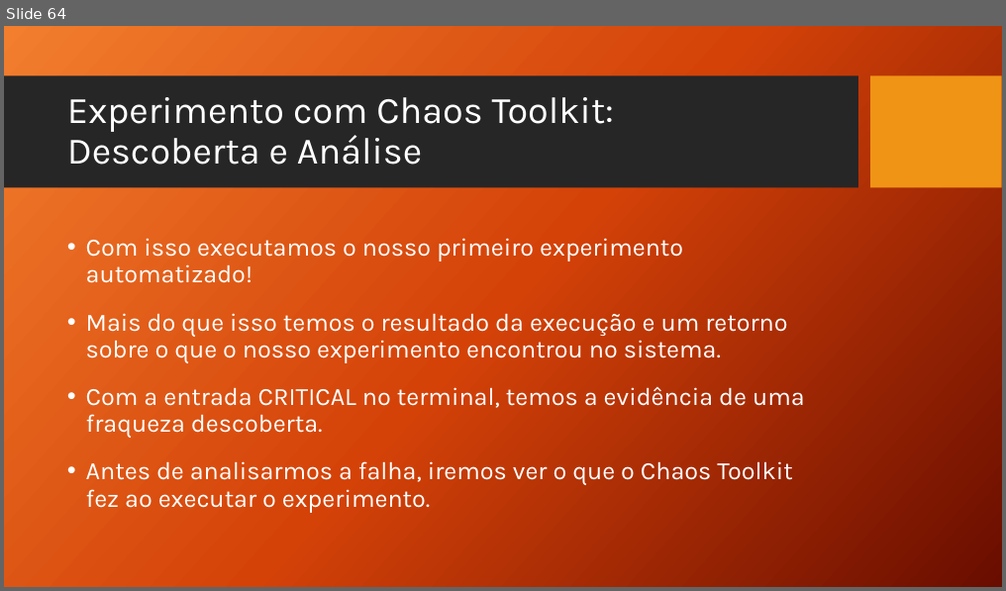
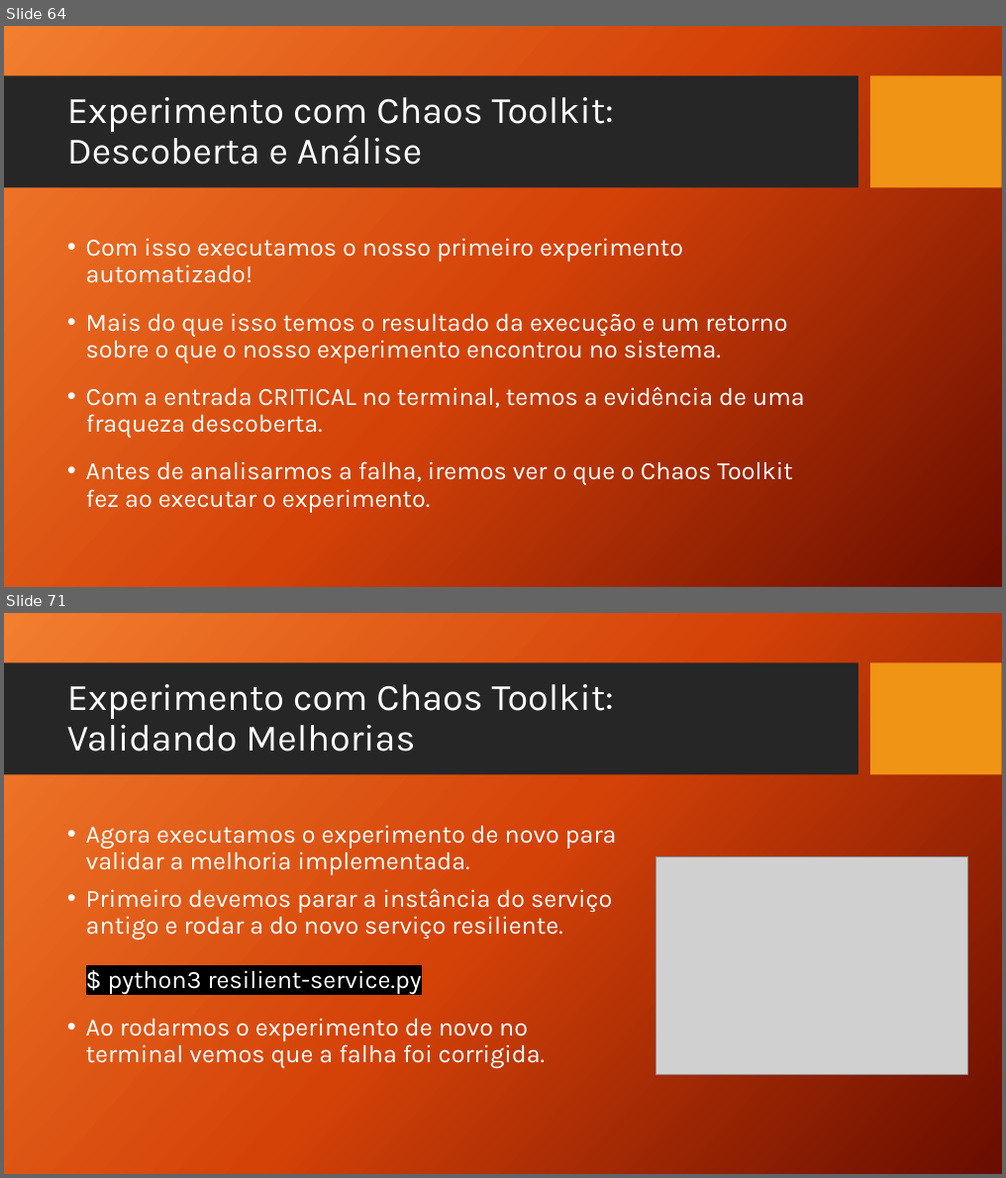
Before and after one commit to TCC-Chaos-Engineering/docs-chaos-engineering, a slide deck: docs/Chaos Engineering - Das Hipoteses aos Testes.pptx. Shown one above the other, each under a label of ours: slide 64 before the commit, slides 64 and 71 after it; the slides between them are not shown. The pictures are 1006x591 and 1006x1178 pixels, drawn with LibreOffice and Linux fonts; fonts in the diff are those of the drawing; grey boxes stand for pictures; background and template pictures are left out. Boxes give left, top, right and bottom in pixels: in the first picture for what was removed or moved away, otherwise in the second. Text is boxed around its words. In the diff, an @@ line names an element or a change of style, - is before the commit and + after.

Commit message:
Chaos Toolkit - Validando Melhorias

```diff
--- a/docs/Chaos Engineering - Das Hipoteses aos Testes.pptx
+++ b/docs/Chaos Engineering - Das Hipoteses aos Testes.pptx
@@ slide 71 added at [4, 613, 1002, 1174], background picture (left out); not listed: 2 template elements that a slide beside it also shows @@
@@ title added at [67, 684, 614, 752], 36 pt, text #FFFFFF @@
+Experimento com Chaos Toolkit:
+Validando Melhorias
@@ text added at [86, 825, 617, 1068], 24 pt, text #FFFFFF @@
+• Agora executamos o experimento de novo para validar a melhoria implementada.
+• Primeiro devemos parar a instância do serviço antigo e rodar a do novo serviço resiliente.
+  $ python3 resilient-service.py
+• Ao rodarmos o experimento de novo no terminal vemos que a falha foi corrigida.
@@ picture added at [656, 858, 968, 1075] @@
```
Also in this commit, not shown: 7 slides changed, 28 other slides added.
